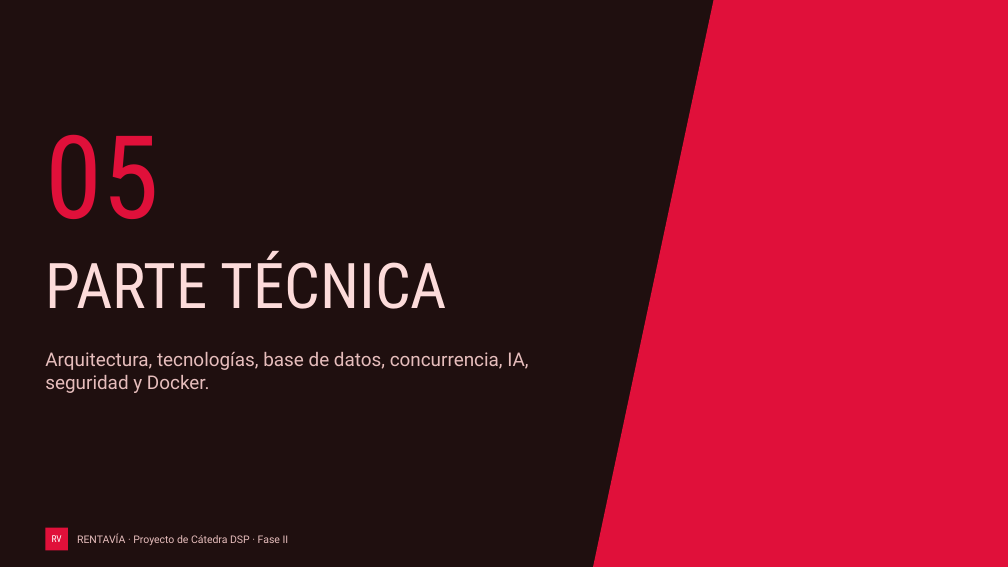
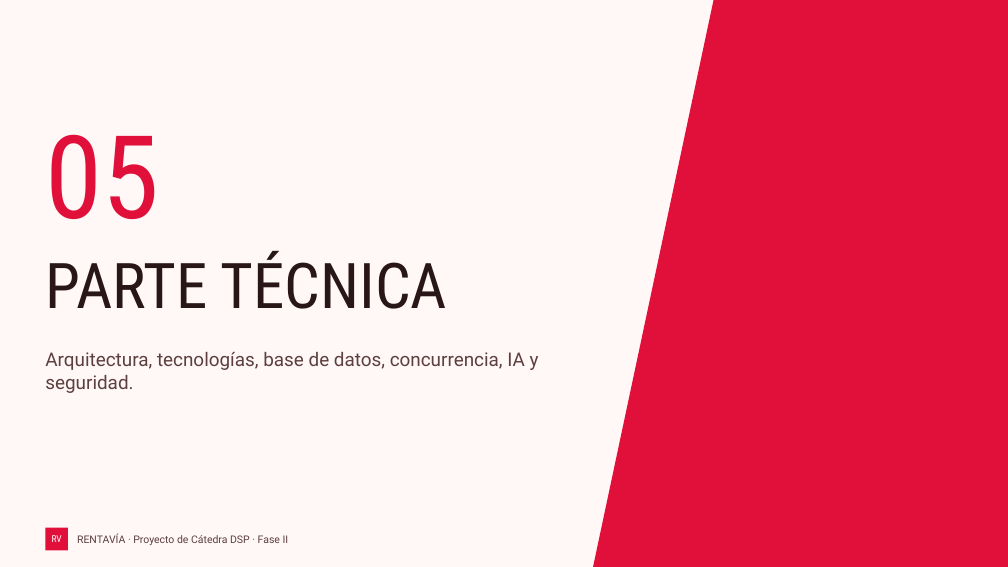
Before and after one commit to caleb-bvm/Rentavia, a slide deck: slide 10 of docs/fase-2/Rentavia-Presentacion.pptx. Drawn at 1008x567 pixels with LibreOffice and Linux fonts; fonts in the diff are those of the drawing. Boxes give left, top, right and bottom in pixels: in the first picture for what was removed or moved away, otherwise in the second. Text is boxed around its words. In the diff, an @@ line names an element or a change of style, - is before the commit and + after.

Commit message:
docs: presentación en modo claro y con Docker como sección propia
Usa el esquema claro de site.css y capturas de la interfaz en claro.
Docker pasa a ser la sección 06 con cuatro diapositivas: conceptos,
Dockerfile multietapa, servicios de Compose y ejecución con evidencia
de Docker Desktop.

```diff
--- a/docs/fase-2/Rentavia-Presentacion.pptx
+++ b/docs/fase-2/Rentavia-Presentacion.pptx
@@ background #1F0F0F to #FFF8F7 @@
@@ title "PARTE TÉCNICA" at [45, 251, 447, 309]: text colour #FCDBDA to #291717 @@
@@ text at [45, 352, 539, 393]: text changed; text colour #E6BDBC to #5D3F3F @@
-Arquitectura, tecnologías, base de datos, concurrencia, IA, seguridad y Docker.
+Arquitectura, tecnologías, base de datos, concurrencia, IA y seguridad.
@@ text "RENTAVÍA · Proyecto de Cátedra ..." at [77, 533, 289, 545]: text colour #E6BDBC to #5D3F3F @@
```
Also in this commit, not shown: 24 other slides changed, 5 slides added, 1 slide removed.
